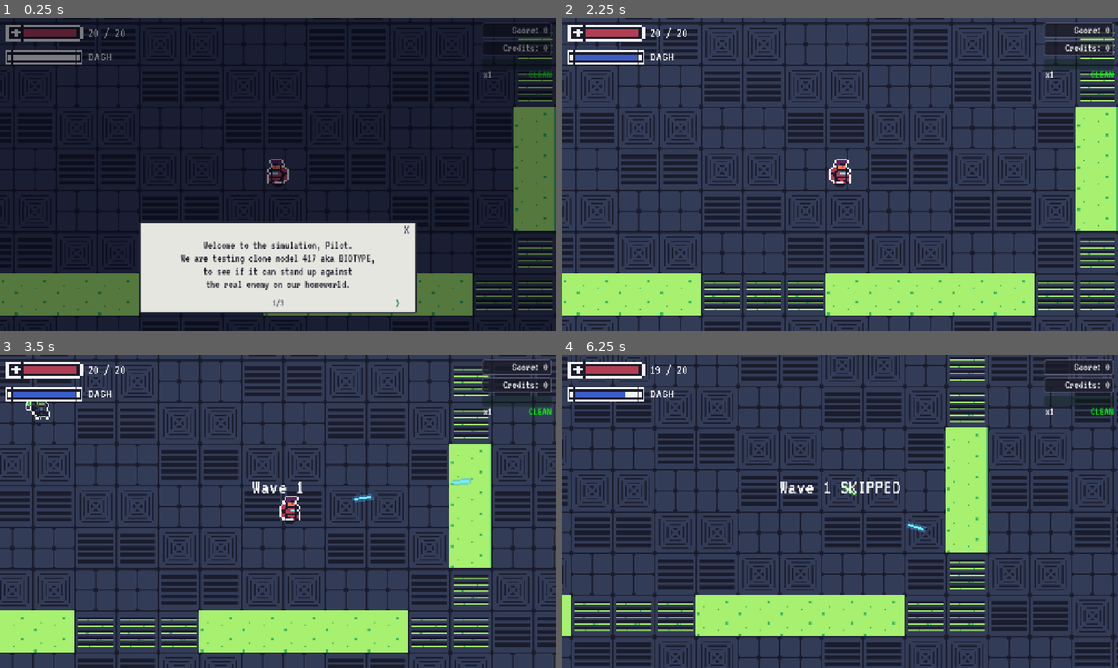
Above: before the commit, frames 1-4 (two rows, left to right).
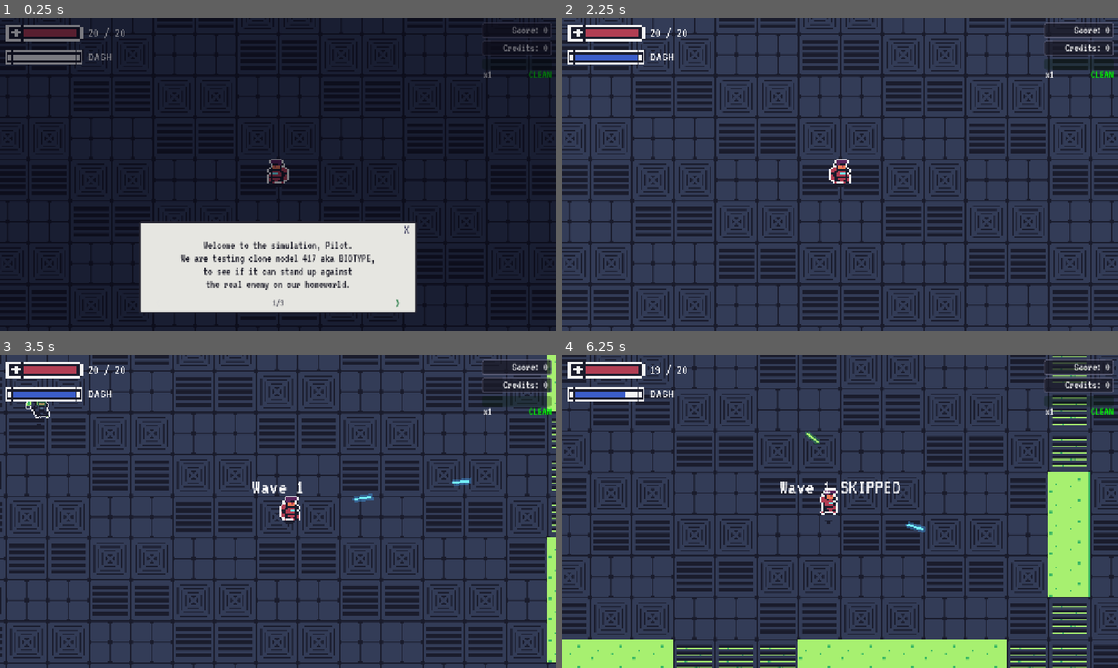
Above: after the commit, the same moments.

Repository: Gubari/ScreenRot
Game: Godot game, scene res://scenes/game.tscn
The game is run twice, just before and just after one commit, with the same random seed, the same clock (stepped at 60 frames per second) and the same inputs. This scene is started directly instead of the project's main scene.
Inputs (mouse positions are in pixels of both pictures, inside the frame that each line leads up to):
- Up to frame 1 (0.25 s): no input
- Up to frame 2 (2.25 s): click ">" at 0.5 s; click "<" at 1.25 s; click "X" at 2 s
- Up to frame 3 (3.5 s): tap Enter at 2.75 s; move the mouse to (400, 495) at 2.77 s; press the mouse at (400, 495) at 2.78 s; hold D (move_right) from 2.78 s (still down)
- Up to frame 4 (6.25 s): move the mouse to (728, 527) at 3.52 s; release D (move_right) at 3.53 s; release the mouse at (728, 527) at 3.53 s; hold S (move_down) 3.53-4.28 s; tap Shift (dash) at 3.6 s; click (728, 527) at 3.8 s; move the mouse to (895, 442) at 4.27 s; press the mouse at (895, 442) at 4.28 s; hold D (move_right) 4.28-5.03 s; tap Space (defrag) at 4.35 s; move the mouse to (812, 574) at 5.02 s; release the mouse at (812, 574) at 5.03 s; hold W (move_up) 5.03-5.78 s; click (812, 574) at 5.1 s; move the mouse to (1006, 558) at 5.77 s; hold A (move_left) from 5.78 s (still down); hold U from 5.78 s (still down); click (1006, 558) at 6.05 s

The runs differ from the first frame. In frame 1, 8.6% of the frame differs, in the area x 0-100%, y 4-96%; in frame 2, 51%; in frame 3, 50%; in frame 4, 52%, in the area x 0-100%, y 0-100%.

Commit message:
Igrac1 - Boss se spawnuje u centru arene i cinematic kamera

Diff:
--- a/scenes/game.tscn
+++ b/scenes/game.tscn
@@ -28,6 +28,8 @@
 spawn_groups = Array[ExtResource("11_trtic")]([SubResource("Resource_ir15t")])
 spawn_radius = 200.0
 post_wave_delay = 0.0
+is_boss_wave = true
+spawn_in_center = true
 metadata/_custom_type_script = "uid://cfdwc1asb32m2"
 
 [node name="Game" type="Node2D" unique_id=1244125603]
@@ -36,6 +38,9 @@
 
 [node name="DungeonMap" parent="." unique_id=1555452792 instance=ExtResource("8_dungeon_map")]
 position = Vector2(-225, -216)
+
+[node name="BossCenter" type="Node2D" parent="DungeonMap" unique_id=611818745]
+position = Vector2(1967, 1395)
 
 [node name="DebrisOverlay" parent="." unique_id=421083988 instance=ExtResource("6_debris_overlay")]
 
@@ -51,9 +56,10 @@
 [node name="EnemySpawner" type="Node2D" parent="." unique_id=1337137573]
 script = ExtResource("4_spawner")
 
-[node name="WaveManager" type="Node" parent="." unique_id=1519002294]
+[node name="WaveManager" type="Node" parent="." unique_id=1519002294 node_paths=PackedStringArray("spawn_center_node")]
 script = ExtResource("8_wave_manager")
 waves = Array[ExtResource("7_kvuet")]([ExtResource("9_wave1"), ExtResource("10_wave2"), ExtResource("11_wave3"), SubResource("Resource_ca42v")])
+spawn_center_node = NodePath("../DungeonMap/BossCenter")
 
 [node name="HUD" type="CanvasLayer" parent="." unique_id=1007073227]
 
--- a/scripts/enemies/boss_base.gd
+++ b/scripts/enemies/boss_base.gd
@@ -62,6 +62,8 @@
 var fragment_timer: float = 0.0
 var is_dying: bool = false
 var is_transitioning: bool = false
+## Countdown before boss starts shooting (set on spawn to match cinematic return duration).
+var intro_timer: float = 2.5
 var current_zoom: float = 1.0
 var screen_percent: float = 100.0
 var screen_closing: CanvasLayer = null
@@ -106,8 +108,11 @@
 		_sync_boss_death_visuals()
 		return
 	super._physics_process(delta)
+	if intro_timer > 0.0:
+		intro_timer -= delta
 	if player and is_instance_valid(player) and player.visible:
-		_handle_shooting(delta)
+		if intro_timer <= 0.0:
+			_handle_shooting(delta)
 		_handle_fragment_spawning(delta)
 		_update_animation()
 	_sync_boss_outline_with_sprite()
--- a/scripts/managers/enemy_spawner.gd
+++ b/scripts/managers/enemy_spawner.gd
@@ -19,6 +19,10 @@
 var spawn_margin: float = 96.0
 # Reference to dungeon map for walkability checks
 var dungeon_map: Node2D = null
+# If true, spawn enemies at center_position instead of around the camera
+var spawn_in_center: bool = false
+# World position used as spawn origin when spawn_in_center is true
+var center_position: Vector2 = Vector2.ZERO
 
 func _ready() -> void:
 	enemy_scenes = {
@@ -173,11 +177,14 @@
 			3: return Vector2(vp.x + margin, randf_range(margin, vp.y - margin))
 		return Vector2(-margin, -margin)
 
-	# Spawn at spawn_margin distance from camera center, on walkable tiles
+	# If spawn_in_center is set, spawn exactly at the center position.
+	if spawn_in_center:
+		return center_position
+
+	# Spawn at spawn_margin distance from camera center, on walkable tiles.
 	var camera := get_viewport().get_camera_2d()
 	if not camera:
 		return map_rect.get_center()
-
 	var center := camera.global_position
 	var map_margin := 16.0
 
--- a/scripts/managers/game_manager.gd
+++ b/scripts/managers/game_manager.gd
@@ -47,7 +47,9 @@
 	# Generate dungeon map first
 	if dungeon_map and dungeon_map.has_method("generate"):
 		dungeon_map.generate()
-		var map_rect: Rect2 = dungeon_map.get_map_rect()
+		# get_map_rect() returns coords in DungeonMap local space — offset to world space.
+		var local_rect: Rect2 = dungeon_map.get_map_rect()
+		var map_rect := Rect2(local_rect.position + dungeon_map.global_position, local_rect.size)
 
 		# Pass map bounds to player
 		player.map_rect = map_rect
@@ -132,13 +134,70 @@
 	current_wave += 1
 	wave_active = true
 	kills_this_wave = 0
+
+	var queue: Array = get_wave_data(current_wave)
+	enemy_spawner.spawn_margin = wave_manager.get_spawn_radius(current_wave)
+	enemy_spawner.spawn_in_center = wave_manager.get_spawn_in_center(current_wave)
+	enemy_spawner.center_position = wave_manager.get_spawn_center_position(current_wave)
+
+	if wave_manager.get_is_boss_wave(current_wave):
+		await _do_boss_cinematic()
+		return
+
 	var wave_name := wave_manager.get_wave_name(current_wave)
 	gameplay_hud.show_wave(wave_name)
 	gameplay_hud.fade_wave_label()
-
-	var queue: Array = get_wave_data(current_wave)
-	enemy_spawner.spawn_margin = wave_manager.get_spawn_radius(current_wave)
 	enemy_spawner.start_spawning(queue)
+
+func _do_boss_cinematic() -> void:
+	var cam := player.get_node_or_null("Camera2D") as Camera2D
+	if not cam:
+		return
+
+	# Disable player input during cinematic
+	player.set_physics_process(false)
+
+	var boss_pos := wave_manager.get_spawn_center_position(current_wave)
+	var original_zoom := cam.zoom
+	var cinematic_zoom := Vector2(1.1, 1.1)
+
+	# Reparent camera to scene root so we can freely tween its position
+	var original_parent := cam.get_parent()
+	var original_cam_global_pos := cam.global_position
+	cam.position_smoothing_enabled = false
+	original_parent.remove_child(cam)
+	add_child(cam)
+	cam.global_position = original_cam_global_pos
+
+	# Pan to boss center + zoom in
+	var tween_to := create_tween().set_trans(Tween.TRANS_CUBIC).set_ease(Tween.EASE_IN_OUT)
+	tween_to.set_parallel(true)
+	tween_to.tween_property(cam, "global_position", boss_pos, 1.2)
+	tween_to.tween_property(cam, "zoom", cinematic_zoom, 1.2)
+	await tween_to.finished
+
+	# Show BOSS FIGHT label and spawn boss while camera is at center
+	gameplay_hud.show_wave("BOSS FIGHT!")
+	enemy_spawner.start_spawning(get_wave_data(current_wave))
+	await get_tree().create_timer(1.5).timeout
+	gameplay_hud.fade_wave_label()
+
+	# Pan back to player + zoom out
+	var tween_back := create_tween().set_trans(Tween.TRANS_CUBIC).set_ease(Tween.EASE_IN_OUT)
+	tween_back.set_parallel(true)
+	tween_back.tween_property(cam, "global_position", player.global_position, 1.2)
+	tween_back.tween_property(cam, "zoom", original_zoom, 1.2)
+	await tween_back.finished
+
+	# Return camera back to player
+	remove_child(cam)
+	original_parent.add_child(cam)
+	cam.position = Vector2.ZERO
+	cam.position_smoothing_enabled = true
+	cam.reset_smoothing()
+
+	# Re-enable player input
+	player.set_physics_process(true)
 
 func get_wave_data(wave: int) -> Array:
 	return wave_manager.get_wave_data(wave)
--- a/scripts/managers/wave_data.gd
+++ b/scripts/managers/wave_data.gd
@@ -16,3 +16,7 @@
 @export_range(0.0, 100.0, 1.0) var post_wave_heal_percent: float = 0.0
 ## Seconds to wait after this wave is cleared before showing upgrades.
 @export_range(0.0, 30.0, 0.1) var post_wave_delay: float = 1.5
+## If true, plays the boss cinematic intro before spawning this wave.
+@export var is_boss_wave: bool = false
+## If true, enemies spawn at the arena center instead of around the player.
+@export var spawn_in_center: bool = false
--- a/scripts/managers/wave_manager.gd
+++ b/scripts/managers/wave_manager.gd
@@ -12,6 +12,9 @@
 ## Default distance from camera center at which enemies spawn (in pixels).
 ## Used when a WaveData doesn't set its own spawn_radius.
 @export var default_spawn_radius: float = 600.0
+## Node2D whose position is used as the arena center for boss/center spawning.
+## Drop BossCenter node here directly from the Scene panel.
+@export var spawn_center_node: Node2D = null
 
 ## Enemy types available for challenge mode procedural waves (no boss).
 const CHALLENGE_ENEMY_TYPES: Array[String] = ["pixel_grunt", "static_walker", "bit_bug", "toxic_fly"]
@@ -113,6 +116,32 @@
 	return waves[index].post_wave_delay
 
 ## Returns how much HP (in % of max HP) is restored when this wave is cleared.
+## Returns whether this wave spawns enemies at a fixed center point.
+func get_spawn_in_center(wave_number: int) -> bool:
+	if is_endless_mode or waves.is_empty():
+		return false
+	var index := clampi(wave_number - 1, 0, waves.size() - 1)
+	return waves[index].spawn_in_center
+
+## Returns the world position to use as spawn center for the given wave, or Vector2.ZERO if not set.
+func get_spawn_center_position(wave_number: int) -> Vector2:
+	if is_endless_mode or waves.is_empty():
+		return Vector2.ZERO
+	var index := clampi(wave_number - 1, 0, waves.size() - 1)
+	var wave: WaveData = waves[index]
+	if not wave.spawn_in_center:
+		return Vector2.ZERO
+	if spawn_center_node and is_instance_valid(spawn_center_node):
+		return spawn_center_node.global_position
+	return Vector2.ZERO
+
+## Returns whether this wave triggers the boss cinematic intro.
+func get_is_boss_wave(wave_number: int) -> bool:
+	if is_endless_mode or waves.is_empty():
+		return false
+	var index := clampi(wave_number - 1, 0, waves.size() - 1)
+	return waves[index].is_boss_wave
+
 func get_post_wave_heal_percent(wave_number: int) -> float:
 	if is_endless_mode:
 		return 0.0
--- a/scripts/map/map_generator.gd
+++ b/scripts/map/map_generator.gd
@@ -25,7 +25,8 @@
 
 
 func get_player_spawn() -> Vector2:
-	return Vector2(_map_rect.size.x / 2.0, _map_rect.size.y / 2.0)
+	# Return world position: map center offset by this node's global position
+	return global_position + Vector2(_map_rect.size.x / 2.0, _map_rect.size.y / 2.0)
 
 
 func _cell_from_world(world_pos: Vector2) -> Vector2i:
--- a/scripts/player/player.gd
+++ b/scripts/player/player.gd
@@ -273,11 +273,22 @@
 
 func setup_camera_limits(rect: Rect2) -> void:
 	var cam := $Camera2D as Camera2D
-	if cam:
-		cam.limit_left = int(rect.position.x)
-		cam.limit_top = int(rect.position.y)
-		cam.limit_right = int(rect.end.x)
-		cam.limit_bottom = int(rect.end.y)
+	if not cam:
+		return
+	var vp := get_viewport_rect().size / cam.zoom
+	cam.limit_left = int(rect.position.x)
+	cam.limit_top = int(rect.position.y)
+	cam.limit_right = int(rect.end.x)
+	cam.limit_bottom = int(rect.end.y)
+	# Prevent camera from showing empty space when map is smaller than viewport
+	if rect.size.x < vp.x:
+		var cx := int(rect.get_center().x)
+		cam.limit_left = cx - int(vp.x / 2.0)
+		cam.limit_right = cx + int(vp.x / 2.0)
+	if rect.size.y < vp.y:
+		var cy := int(rect.get_center().y)
+		cam.limit_top = cy - int(vp.y / 2.0)
+		cam.limit_bottom = cy + int(vp.y / 2.0)
 
 func get_dash_percent() -> float:
 	if can_dash:
